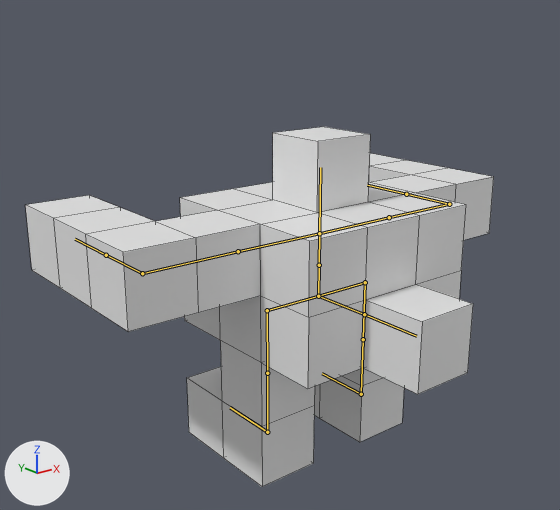
A saved change to the Blender file Assets/Player.blend.
Before and after are seen from a 50 mm lens placed at (-7.49, -8.4, 6.67), pointed at (-0.47, 0.36, 3.17). The axes (+X, +Y, +Z) are drawn at lower left. The lights are the same throughout. The bones that bend it are drawn over the model as lines. Mesh edges are drawn as thin lines.

In view in the first picture: 'Player'.
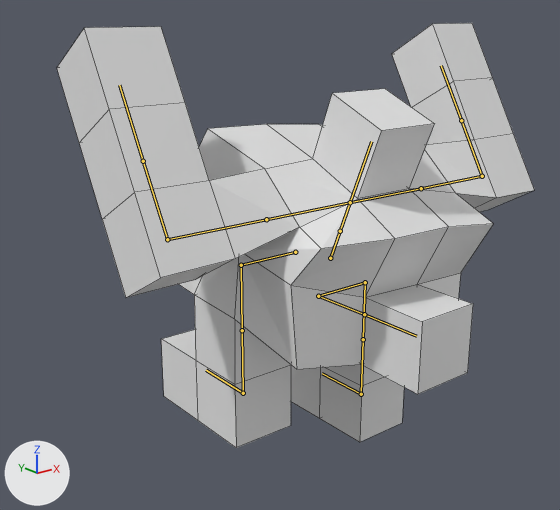
The newer file adds an action. The first version stands in its rest pose; the second is drawn at frame 48 of the action 'Stomp'.

The change, as JSON lines over the scene's bpy script:
```json
{"block": "bone_root", "where": "bone_root = bpy.data.objects['Armature'].pose.bones['Root']"}
{"op": "set", "path": "bone_root.location", "old": "(0.0, 0.0, 0.0)", "new": "(0.04, 0.66, 0.21)"}
{"op": "set", "path": "bone_root.rotation_quaternion", "old": "(1.0, 0.0, 0.0, 0.0)", "new": "(0.98, 0.197, 0.0, 0.0)", "note": "degrees (0, 0, 0) -> degrees (23, 0, 0)"}
{"block": "bone_arm_l", "where": "bone_arm_l = bpy.data.objects['Armature'].pose.bones['Arm_L']  # child of 'Shoulder_L'"}
{"op": "set", "path": "bone_arm_l.rotation_quaternion", "old": "(1.0, 0.0, 0.0, 0.0)", "new": "(0.948, 0.0, 0.32, 0.0)", "note": "degrees (0, 0, 0) -> degrees (0, 37, 0)"}
{"block": "bone_arm_r", "where": "bone_arm_r = bpy.data.objects['Armature'].pose.bones['Arm_R']  # child of 'Shoulder_R'"}
{"op": "set", "path": "bone_arm_r.rotation_quaternion", "old": "(1.0, 0.0, 0.0, 0.0)", "new": "(0.946, 0.0, -0.324, 0.0)", "note": "degrees (0, 0, 0) -> degrees (0, -38, 0)"}
{"block": "bone_hip_r", "where": "bone_hip_r = bpy.data.objects['Armature'].pose.bones['Hip_R']"}
{"op": "set", "path": "bone_hip_r.location", "old": "(0.0, 0.0, 0.0)", "new": "(0.08, 0.39, 0.76)"}
```

What differs and where, as boxes [x1, y1, x2, y2] in the pictures (560 x 510 px):
```json
{"object": "Player", "change": "posed", "before": [26, 127, 494, 487], "after": [57, 23, 534, 448], "on screen": "18% taller"}
{"bone": "Root", "before": "(318, 296) to (319, 265)", "after": "(330, 258) to (340, 231)"}
{"bone": "Arm_L", "before": "(389, 217) to (449, 204)", "after": "(421, 188) to (482, 176)"}
{"bone": "Arm_R", "before": "(238, 251) to (142, 273)", "after": "(266, 219) to (167, 239)"}
{"bone": "Hip_R", "before": "(318, 296) to (267, 310)", "after": "(295, 252) to (241, 265)"}
```
